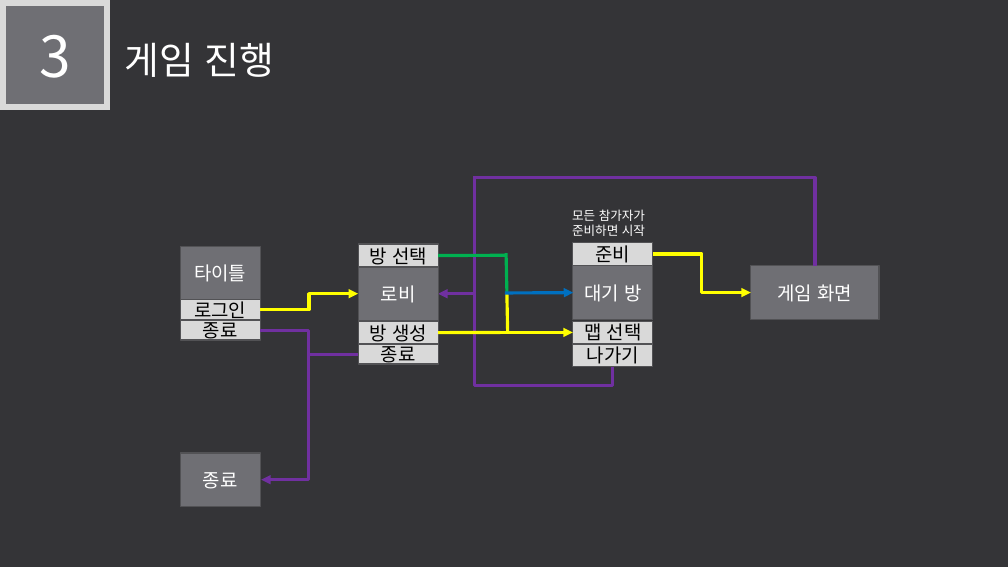
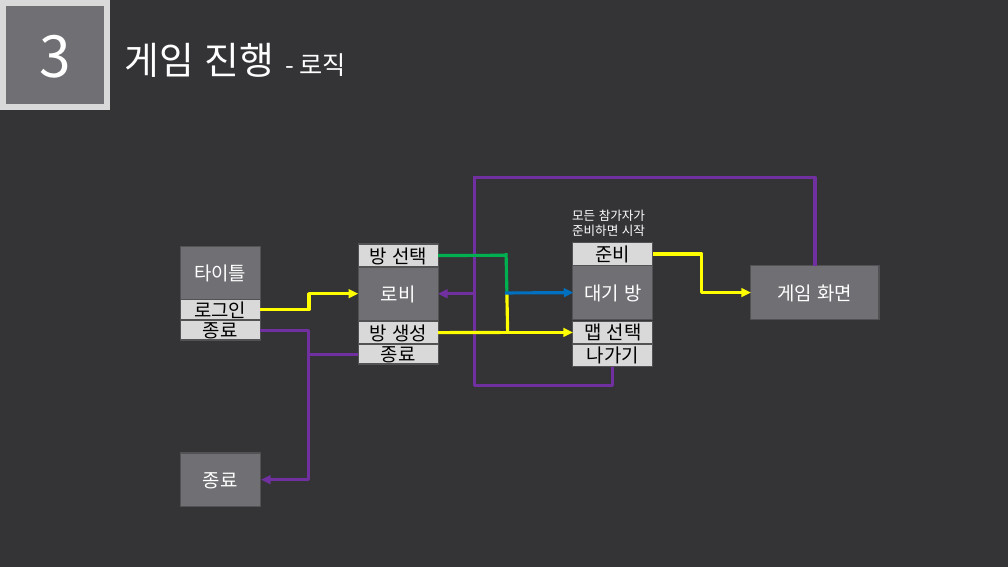
Before and after one commit to LEGO0937/Our_Project, a slide deck: slide 8 of 기획단계/졸작 제안서_α.pptx. Drawn at 1008x567 pixels with LibreOffice and Linux fonts; fonts in the diff are those of the drawing. Boxes give left, top, right and bottom in pixels: in the first picture for what was removed or moved away, otherwise in the second. Text is boxed around its words. In the diff, an @@ line names an element or a change of style, - is before the commit and + after.

```diff
--- a/기획단계/졸작 제안서_α.pptx
+++ b/기획단계/졸작 제안서_α.pptx
@@ text at (x1=125, y1=42, x2=345, y2=77): text changed @@
-게임 진행
+게임 진행 - 로직
```
Also in this commit, not shown: 3 other slides changed.
